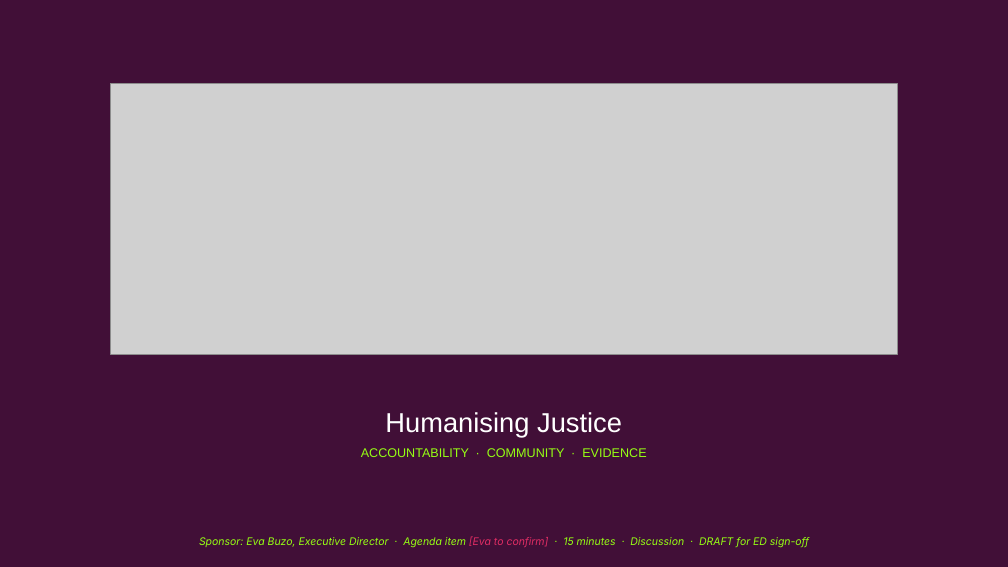
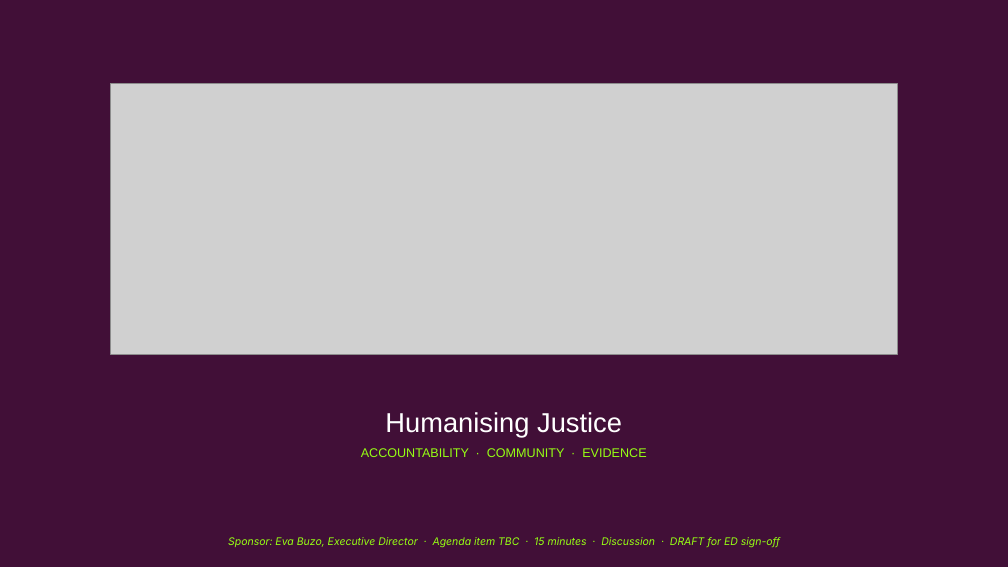
Before and after one commit to evafrances04/humanusGovernance, a slide deck: slide 1 of 2026/Q3/ED-Operations-Impact-Q3-2026-DRAFT.pptx. Drawn at 1008x567 pixels with LibreOffice and Linux fonts; fonts in the diff are those of the drawing; grey boxes stand for pictures. Boxes give left, top, right and bottom in pixels: in the first picture for what was removed or moved away, otherwise in the second. Text is boxed around its words. In the diff, an @@ line names an element or a change of style, - is before the commit and + after.

```diff
--- a/2026/Q3/ED-Operations-Impact-Q3-2026-DRAFT.pptx
+++ b/2026/Q3/ED-Operations-Impact-Q3-2026-DRAFT.pptx
@@ text at (228, 537, 780, 548): text changed @@
-Sponsor: Eva Buzo, Executive Director · Agenda item [Eva to confirm] · 15 minutes · Discussion · DRAFT for ED sign-off
+Sponsor: Eva Buzo, Executive Director · Agenda item TBC · 15 minutes · Discussion · DRAFT for ED sign-off
```
Also in this commit, not shown: 10 other slides changed, 1 slide removed, 2 other files.
